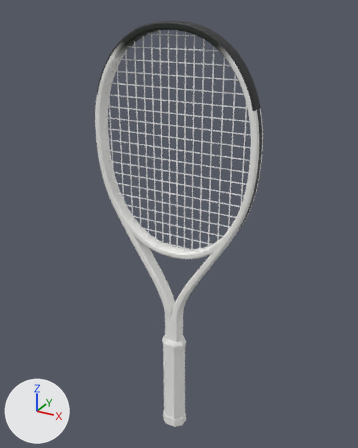
Two versions of the glTF model assets/realistic/tecnifibre-tf40-290-16x19-2024.glb, one commit apart.
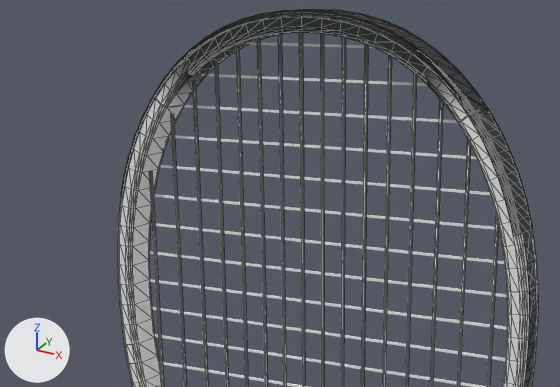
Each version is shown whole from a 50 mm lens placed at (0.345, -0.61, 0.704), pointed at (-0.002, 0.021, 0.388), then close up on the part from 13% to 76% of the width and 4% to 38% of the height. The lights are fixed; the arrows at lower left show +X, +Y and +Z. The first two pictures are the older version. The close-ups show mesh edges as thin lines. Where no turn or scale is listed for an object, it has been applied to the vertices. Vertices at exactly the same position are counted once.

The older version as bpy lines, for what is in view:
```python
me_frame = bpy.data.meshes.new('frame')
me_frame.from_pydata(...)  # 1648 vertices, 3232 faces; spans x -0.131..0.131, y -0.011..0.011, z -0.254..0.254
me_frame.materials.append(mat_mat_frame)
me_strings_crosses = bpy.data.meshes.new('strings_crosses')
me_strings_crosses.from_pydata(...)  # 152 vertices, 152 faces; spans x -0.121..0.121, y -0.001..0.001, z -0.155..0.155
me_strings_crosses.materials.append(mat_mat_strings_crosses)  # white #f2f2f2
me_strings_mains = bpy.data.meshes.new('strings_mains')
me_strings_mains.from_pydata(...)  # 128 vertices, 128 faces; spans x -0.11..0.11, y -0.001..0.001, z -0.161..0.161
me_strings_mains.materials.append(mat_mat_strings_mains)  # white #f2f2f2
ob_frame = bpy.data.objects.new('frame', me_frame)
ob_frame.location = (0.0, 0.0, 0.4319)
ob_strings_crosses = bpy.data.objects.new('strings_crosses', me_strings_crosses)
ob_strings_crosses.location = (0.0, 0.0003, 0.5144)
ob_strings_mains = bpy.data.objects.new('strings_mains', me_strings_mains)
ob_strings_mains.location = (0.0, -0.0003, 0.5145)
# also in view: 'bumper' at (0.0, 0.0, 0.634); 'grommets' at (0.0, 0.0, 0.498)
```
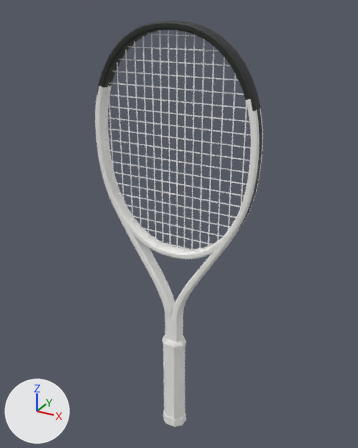
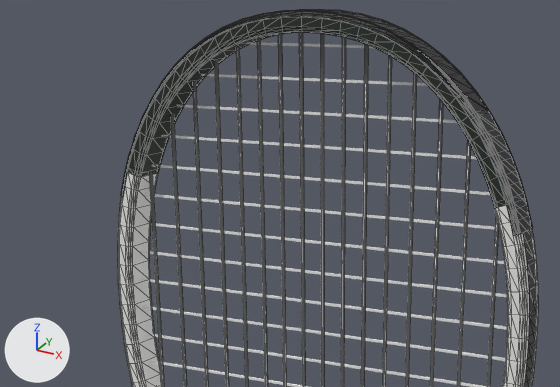
Location of each change, [x1, y1, x2, y2] in pixels of the close-ups (560 x 387 px):
part 1 of me_frame, recoloured: [129, 84, 505, 203] in both
part 2 of me_frame, recoloured: [165, 70, 456, 107] in both
part 3 of me_frame, recoloured: [176, 59, 442, 92] in both

Edits to the bpy script that builds the scene:
```text
Change me_frame:
    where me_frame.from_pydata(...)  # 1648 vertices, 3232 faces; spans x -0.131..0.131, y -0.011..0.011, z -0.254..0.254
    used by ob_frame; location = (0.0, 0.0, 0.4319)
    me_frame part 1: 384 faces centred in x -0.118..0.118, y -0.011..0.011, z 0.169..0.214 are repainted in the vertex colours; the middle colour goes from white #f3f3f0 to black #222a22
    me_frame part 2: 64 faces centred in x -0.087..0.087, y -0.011..0.011, z 0.212..0.222 are repainted in the vertex colours; the middle colour goes from grey #a8a9a6 to black #222a22
    me_frame part 3: 64 faces centred in x -0.079..0.079, y -0.011..0.011, z 0.219..0.229 are repainted in the vertex colours; the middle colour goes from grey #80817e to black #222a22
```
